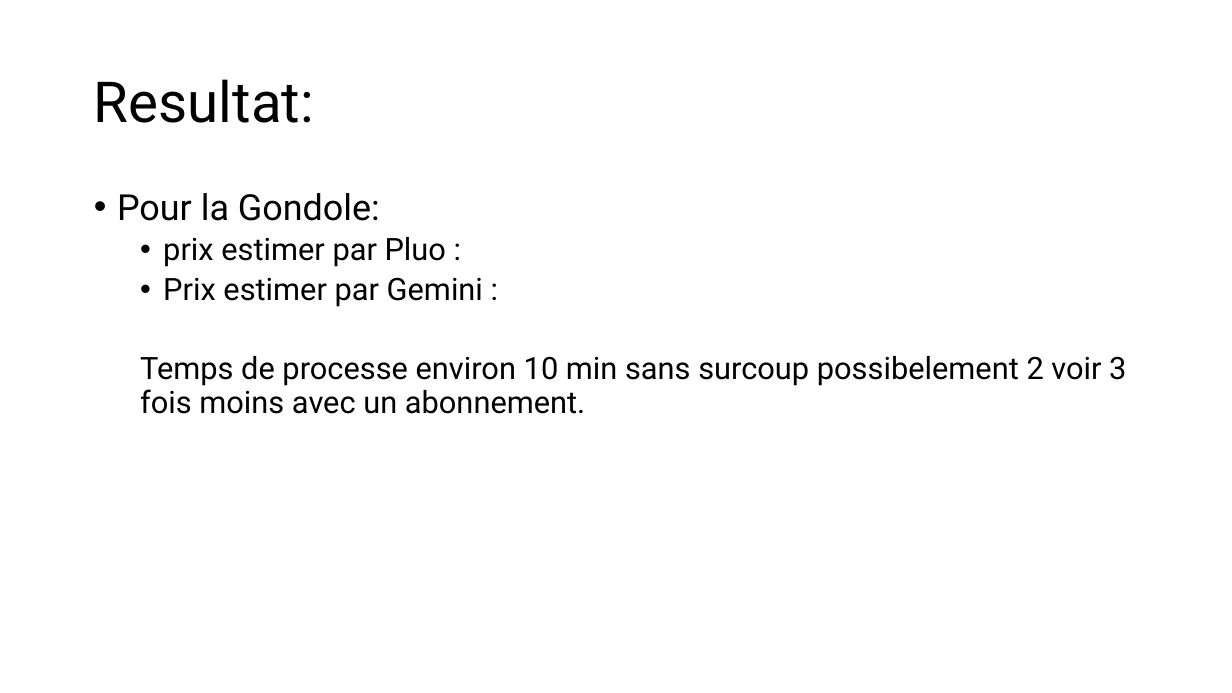
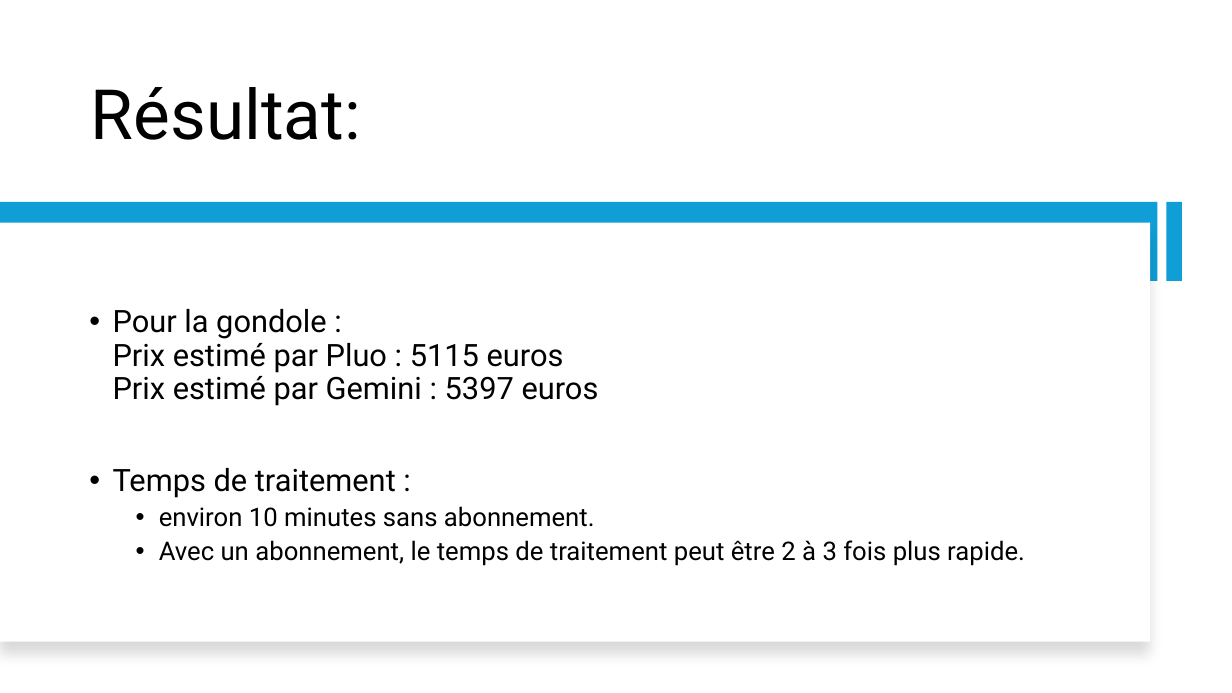
Before and after one commit to IzowRM/Stage-Cetic, a slide deck: slide 6 of Doc Slide/Pluo/Slide_Pluo.pptx. Drawn at 1232x693 pixels with LibreOffice and Linux fonts; fonts in the diff are those of the drawing. Boxes give left, top, right and bottom in pixels: in the first picture for what was removed or moved away, otherwise in the second. Text is boxed around its words. In the diff, an @@ line names an element or a change of style, - is before the commit and + after.

```diff
--- a/Doc Slide/Pluo/Slide_Pluo.pptx
+++ b/Doc Slide/Pluo/Slide_Pluo.pptx
@@ title "Résultat:" at (x1=91, y1=87, x2=361, y2=140): vertical alignment middle to bottom @@
@@ title at (x1=91, y1=87, x2=361, y2=140): text changed; size 44 to 54 pt @@
-Resultat:
+Résultat:
@@ rectangle added at (x1=0, y1=202, x2=1158, y2=281), fill #0F9ED5 @@
@@ rectangle added at (x1=1166, y1=202, x2=1182, y2=281), fill #0F9ED5 @@
@@ rectangle added at (x1=0, y1=223, x2=1151, y2=642), fill #FFFFFF @@
@@ text "Pour la gondole : Prix ..." at (x1=113, y1=309, x2=1025, y2=566): vertical alignment top to middle @@
@@ text at (x1=113, y1=309, x2=1025, y2=566): text changed; size 24 to 20 pt @@
-• Pour la Gondole:
-  • prix estimer par Pluo :
-  • Prix estimer par Gemini :
-  Temps de processe environ 10 min sans surcoup possibelement 2 voir 3 fois moins avec un abonnement.
+• Pour la gondole :
+  Prix estimé par Pluo : 5115 euros
+  Prix estimé par Gemini : 5397 euros
+• Temps de traitement :
+  • environ 10 minutes sans abonnement.
+  • Avec un abonnement, le temps de traitement peut être 2 à 3 fois plus rapide.
```
Also in this commit, not shown: 3 other slides changed, 1 slide added, 1 other file.
